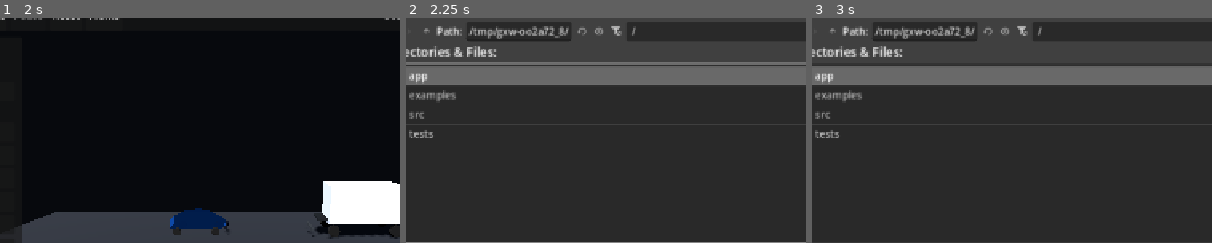
Above: before the commit, frames 1-3 (left to right).
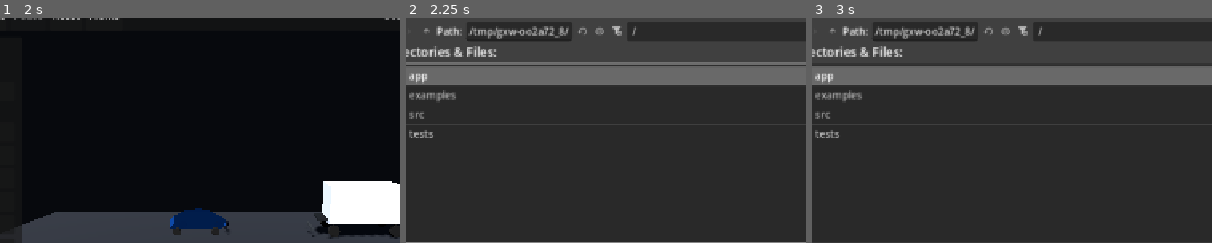
Above: after the commit, the same moments.

Repository: ArrowSK/crashvector
Game: Godot game, scene res://app/main.tscn
The game is run twice, just before and just after one commit, with the same random seed, the same clock (stepped at 60 frames per second) and the same inputs.
Inputs (mouse positions are % of the whole screen's width and height, from its top left):
- Up to frame 1 (2 s): click "New" at 0.5 s; click "New" at 1.25 s
- Up to frame 2 (2.25 s): click "Open" at 2 s
- Up to frame 3 (3 s): click (35, 58) at 2.77 s; type "12" at 2.85 s
The pictures show only the part of the screen within x 18-68%, y 5-55%; the shares and areas given below are measured in that part.

Frame 1 is identical in both runs. In frame 2, 0.1% of the frame differs, in the area x 42-58%, y 3-8%; in frame 3, 0.1%.

Commit message:
M5: make hatchback transient visuals replayable

Diff:
--- a/src/vehicles/compact_hatchback.gd
+++ b/src/vehicles/compact_hatchback.gd
@@ -75,6 +75,20 @@
 func safety_cell_deformation_m() -> float:
 	return model.max_permanent_deformation_for_role(&"safety_cell")
 
+func replay_visual_state() -> Dictionary:
+	return {
+		"front_bumper_detached": front_bumper_detached,
+		"front_bumper_position_m": front_bumper.position,
+		"front_bumper_velocity_ms": front_bumper_velocity_ms,
+	}
+
+func apply_replay_visual_state(state: Dictionary) -> void:
+	front_bumper_detached = bool(state.get("front_bumper_detached", false))
+	front_bumper_velocity_ms = state.get("front_bumper_velocity_ms", Vector3.ZERO)
+	if front_bumper_detached:
+		front_bumper.position = state.get("front_bumper_position_m", front_bumper.position)
+	_update_visuals(0.0)
+
 func _build_body_shell() -> void:
 	body_shell = DeformableBodyShell.new()
 	body_shell.name = "DeformableBodyShell"
